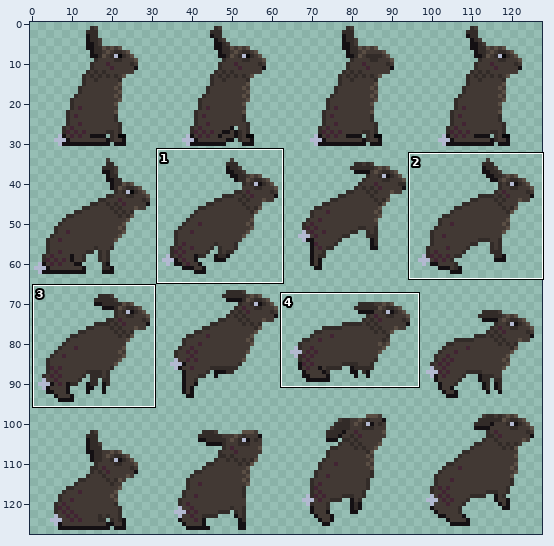
Two versions of one sprite sheet, res/hare.png. The first picture is a wide view before the edit; the outline marks the close-up.
Close-up. Earlier state:
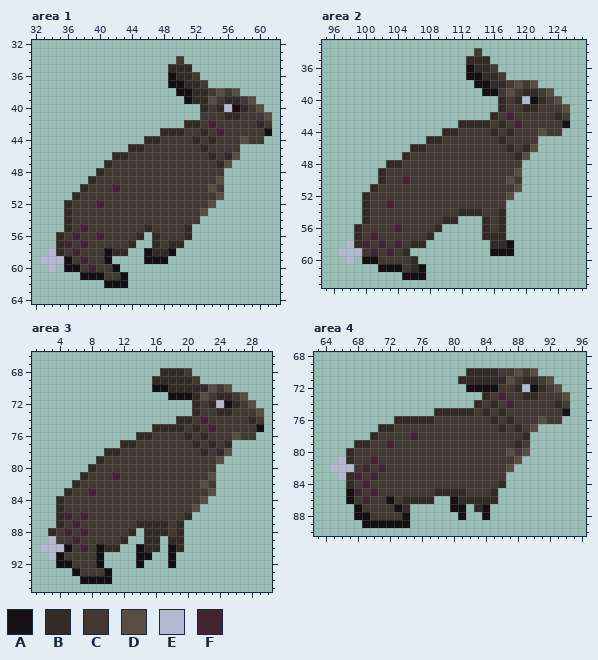
The file is 128x128 pixels. Shown: area 1: x 32..62, y 32..64; area 2: x 95..127, y 33..63; area 3: x 1..30, y 66..95; area 4: x 63..96, y 68..90. The commit also changed other parts of the picture, which this record leaves out.
Palette (. is transparent): A #141013  B #322b28  C #423934  D #5a4e44  E #b3b9d1  F #422433
New version:
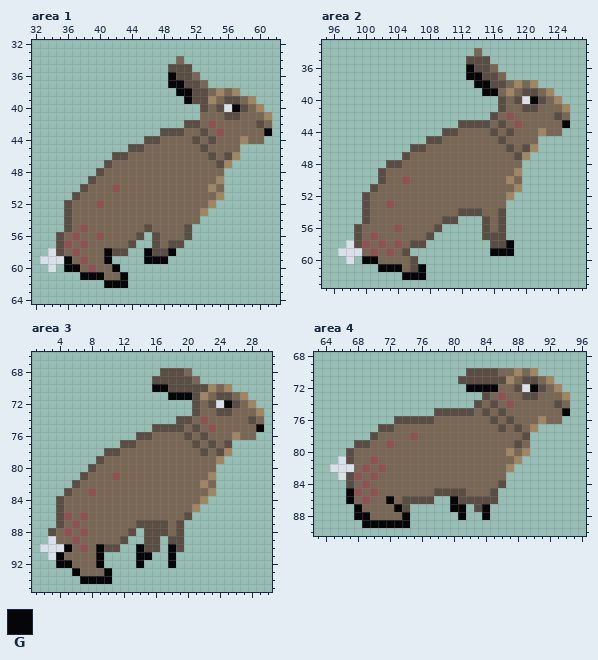
Colours new in this view: G #060608
The exact change:
colour B: #322b28 -> #5a4e44
colour C: #423934 -> #796755
colour D: #5a4e44 -> #a08662
colour E: #b3b9d1 -> #dae0ea
colour F: #422433 -> #8e5252
Area 1:
y 36: x 49 A -> G
y 37: x 49..50 AA -> GG
y 38: x 50..51 AA -> GG
y 39: x 51 A -> G
y 40: x 57 A -> G
y 43: x 61 A -> G
y 58: x 41 A -> G; x 46 A -> G; x 49 A -> G
y 59: x 36 A -> G; x 41 A -> G; x 46..48 AAA -> GGG
y 60: x 36..37 AA -> GG; x 42 A -> G
y 61: x 38..40 AAA -> GGG; x 43 A -> G
y 62: x 41..43 AAA -> GGG
Area 2:
y 36: x 113 A -> G
y 37: x 113..114 AA -> GG
y 38: x 114..115 AA -> GG
y 39: x 115..116 AA -> GG
y 40: x 121 A -> G
y 43: x 125 A -> G
y 58: x 118 A -> G
y 59: x 116..118 AAA -> GGG
y 60: x 100..101 AA -> GG
y 61: x 102..104 AAA -> GGG; x 107 A -> G
y 62: x 105..107 AAA -> GGG
Area 3:
y 70: x 16..17 AA -> GG
y 71: x 18..20 AAA -> GGG
y 72: x 25 A -> G
y 75: x 29 A -> G
y 90: x 5 A -> G; x 9 A -> G; x 14 A -> G; x 18 A -> G
y 91: x 4 A -> G; x 9 A -> G; x 14..15 AA -> GG; x 18 A -> G
y 92: x 4..5 AA -> GG; x 9 A -> G; x 14 A -> G; x 18 A -> G
y 93: x 6 A -> G; x 10 A -> G
y 94: x 7..10 AAAA -> GGGG
Area 4:
y 72: x 82..85 AAAA -> GGGG; x 90 A -> G
y 75: x 94 A -> G
y 85: x 67 A -> G
y 86: x 67 A -> G; x 72 A -> G; x 80 A -> G
y 87: x 68 A -> G; x 73 A -> G; x 80..81 AA -> GG; x 84 A -> G
y 88: x 68..69 AA -> GG; x 74 A -> G; x 81 A -> G; x 84 A -> G
y 89: x 69..74 AAAAAA -> GGGGGG
Changed places in both close-ups, as pixel boxes (x1, y1, x2, y2):
changed: (40, 56, 272, 288)
changed: (338, 48, 570, 280)
changed: (40, 368, 264, 584)
changed: (330, 368, 570, 528)
